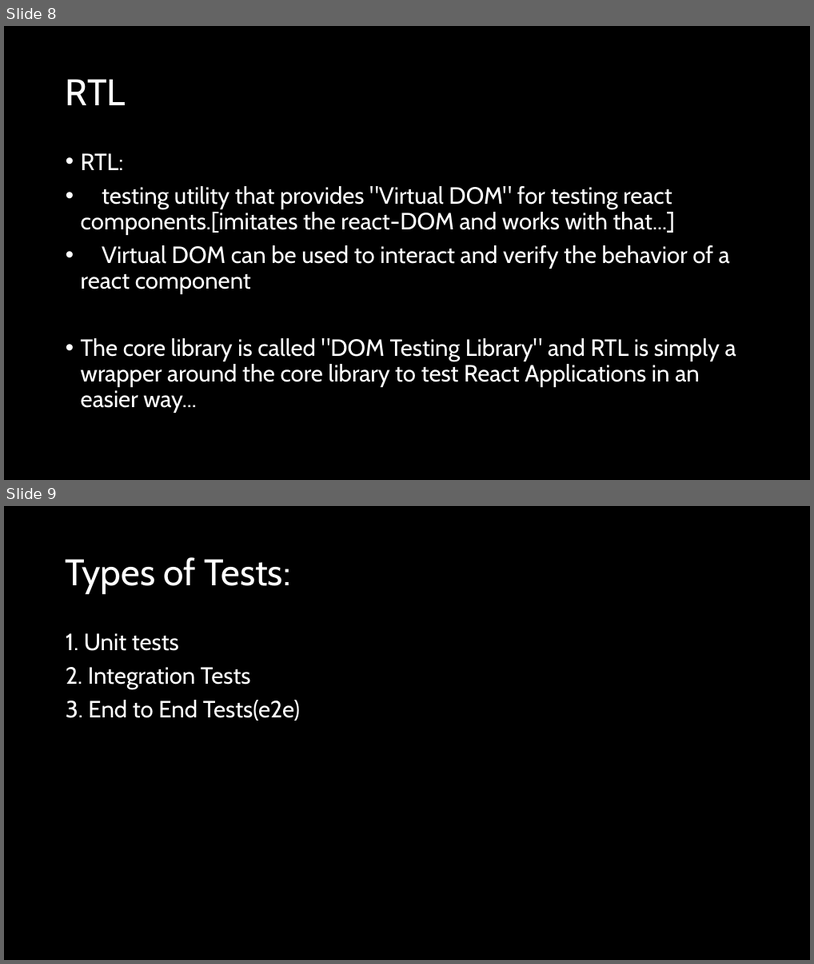
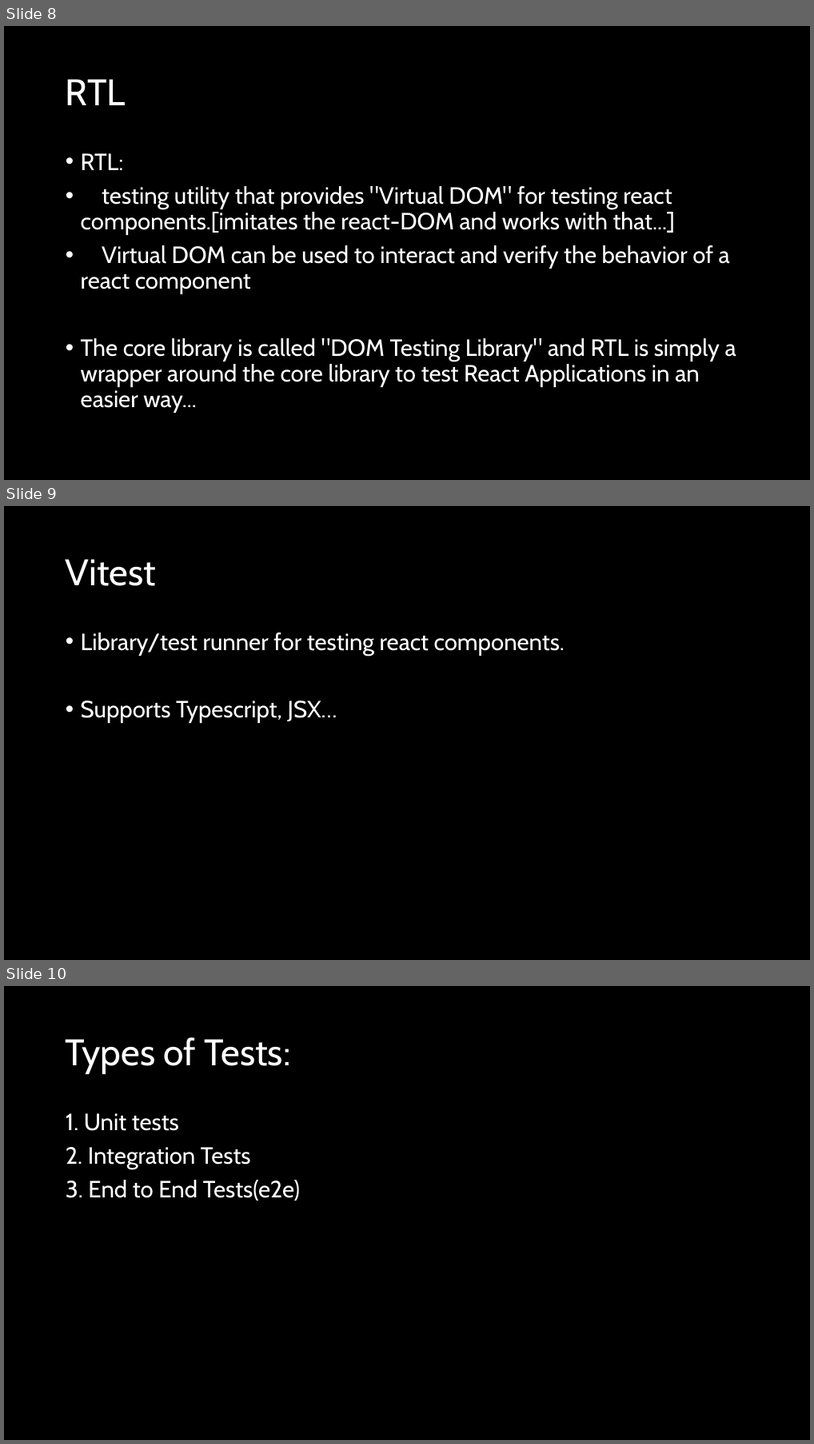
Before and after one commit to natiquekeyin/fall2024, a slide deck: JavaScript/Week12/Week12.pptx. Shown one above the other, each under a label of ours: slides 8 and 9 before the commit, slides 8, 9 and 10 after it. The pictures are 814x964 and 814x1444 pixels, drawn with LibreOffice and Linux fonts; fonts in the diff are those of the drawing. Boxes give left, top, right and bottom in pixels: in the first picture for what was removed or moved away, otherwise in the second. Text is boxed around its words. In the diff, an @@ line names an element or a change of style, - is before the commit and + after.

Commit message:
vitest

```diff
--- a/JavaScript/Week12/Week12.pptx
+++ b/JavaScript/Week12/Week12.pptx
@@ slide 9 added at box(4, 506, 810, 960), background #000000 @@
@@ title added at box(66, 559, 156, 586), 44 pt, text #FFFFFF @@
+Vitest
@@ text added at box(81, 632, 565, 723), 28 pt, text #FFFFFF @@
+• Library/test runner for testing react components.
+• Supports Typescript, JSX…
@@ what was slide 9 is now slide 10 @@
```
Also in this commit, not shown: 2 other slides added, 20 other files.
